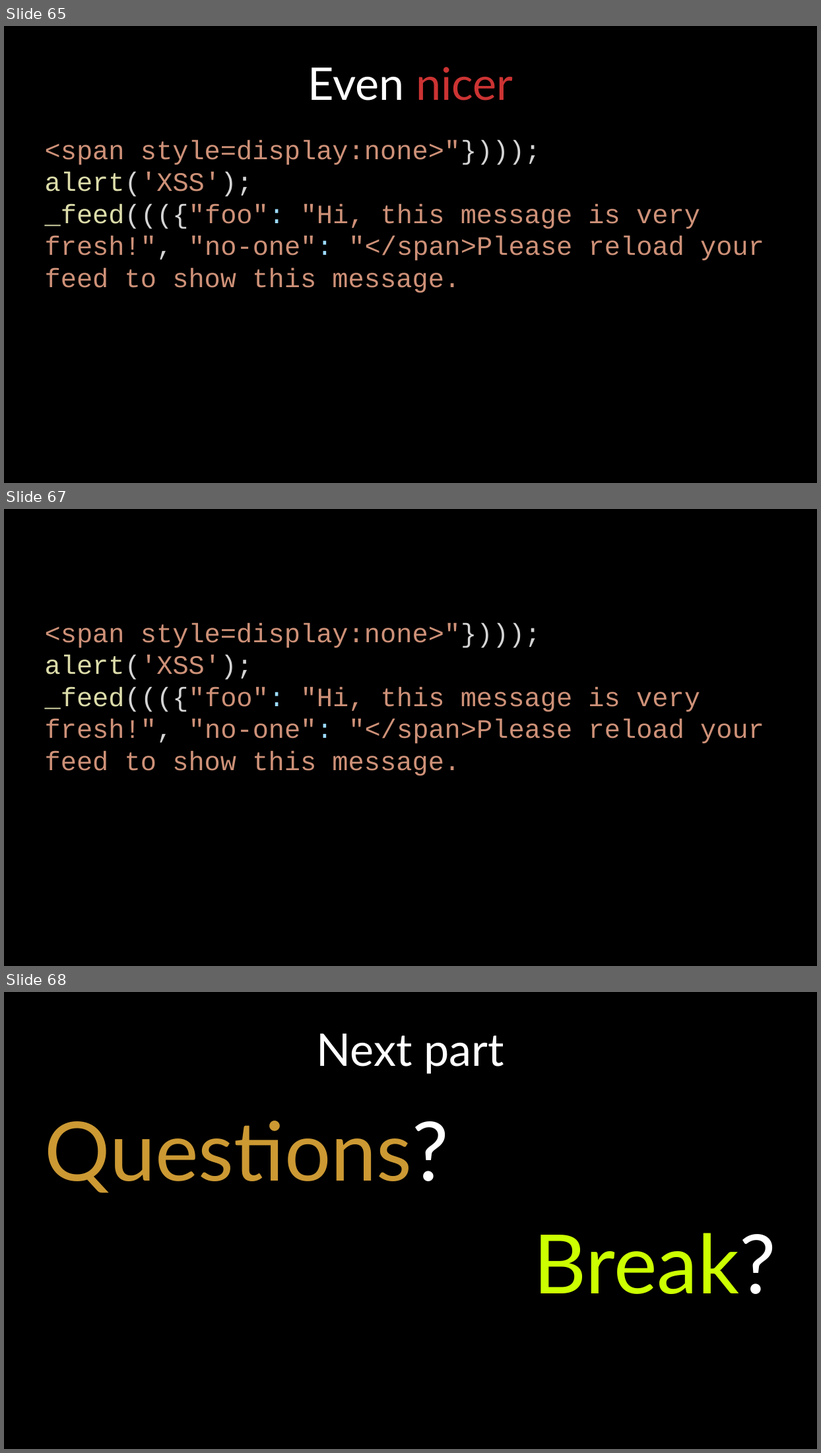
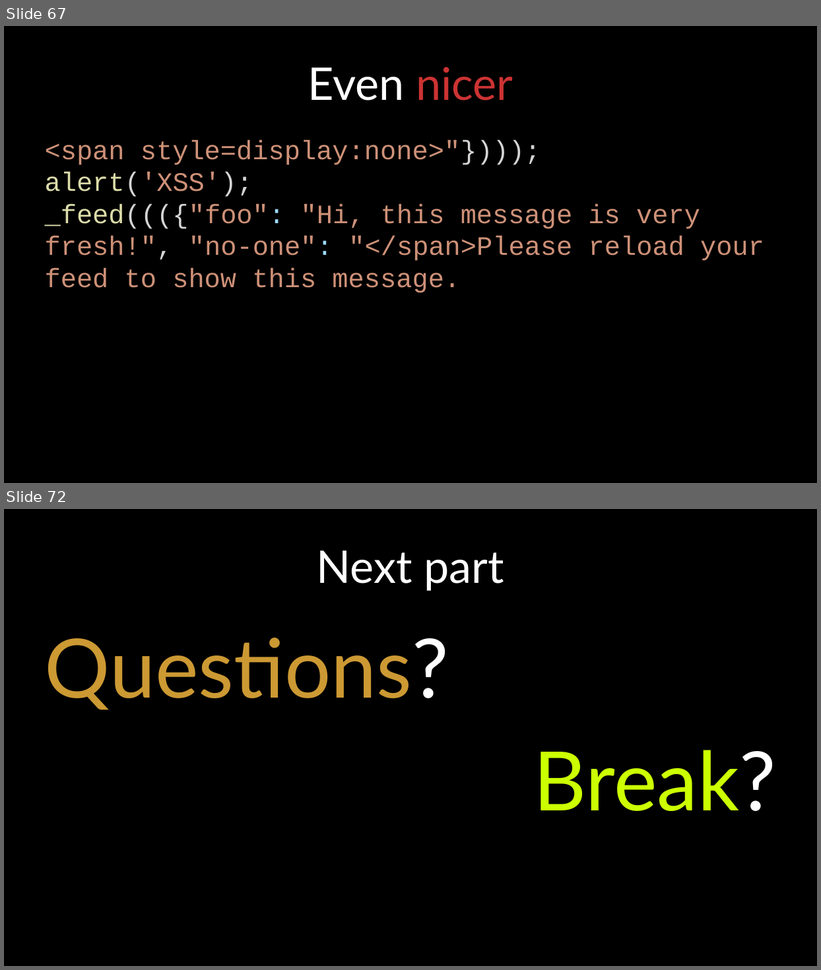
Before and after one commit to bcc-code/buk-tech-hack, a slide deck: presentation.odp. Shown one above the other, each under a label of ours: slides 65, 67 and 68 before the commit, slides 67 and 72 after it; the slides between them are not shown. The pictures are 821x1453 and 821x970 pixels, drawn with LibreOffice and Linux fonts; fonts in the diff are those of the drawing; background and template pictures are left out. Boxes give left, top, right and bottom in pixels: in the first picture for what was removed or moved away, otherwise in the second. Text is boxed around its words. In the diff, an @@ line names an element or a change of style, - is before the commit and + after.

```diff
--- a/presentation.odp
+++ b/presentation.odp
@@ slide 67 removed at <box>4,509,817,966</box>, background #000000 @@
@@ text removed at <box>45,623,764,776</box> @@
-<span style=display:none>"})));
-alert('XSS');
-_feed((({"foo": "Hi, this message is very fresh!", "no-one": "</span>Please reload your feed to show this message.
@@ what was slide 65 is now slide 67 @@
@@ what was slide 68 is now slide 72 @@
```
Also in this commit, not shown: 1 slide changed, 6 slides added, 1 other slide removed, 1 other file.
